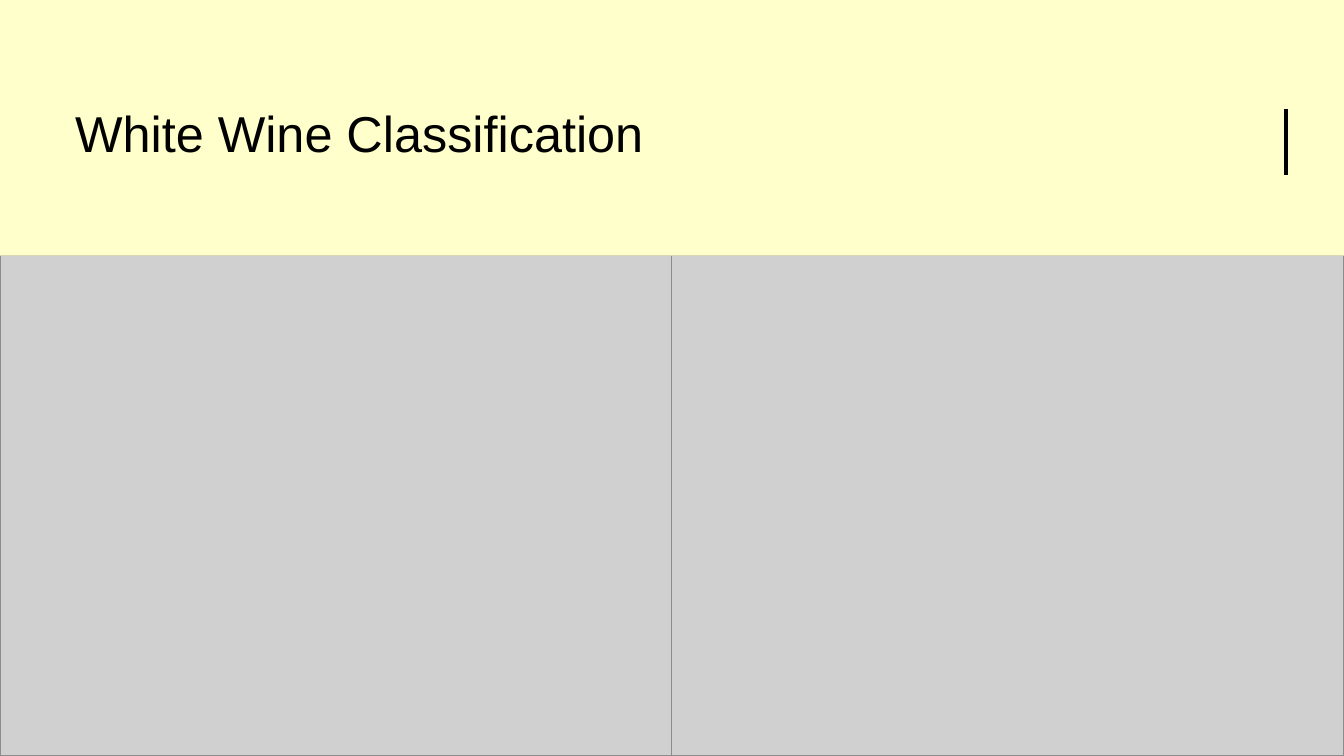
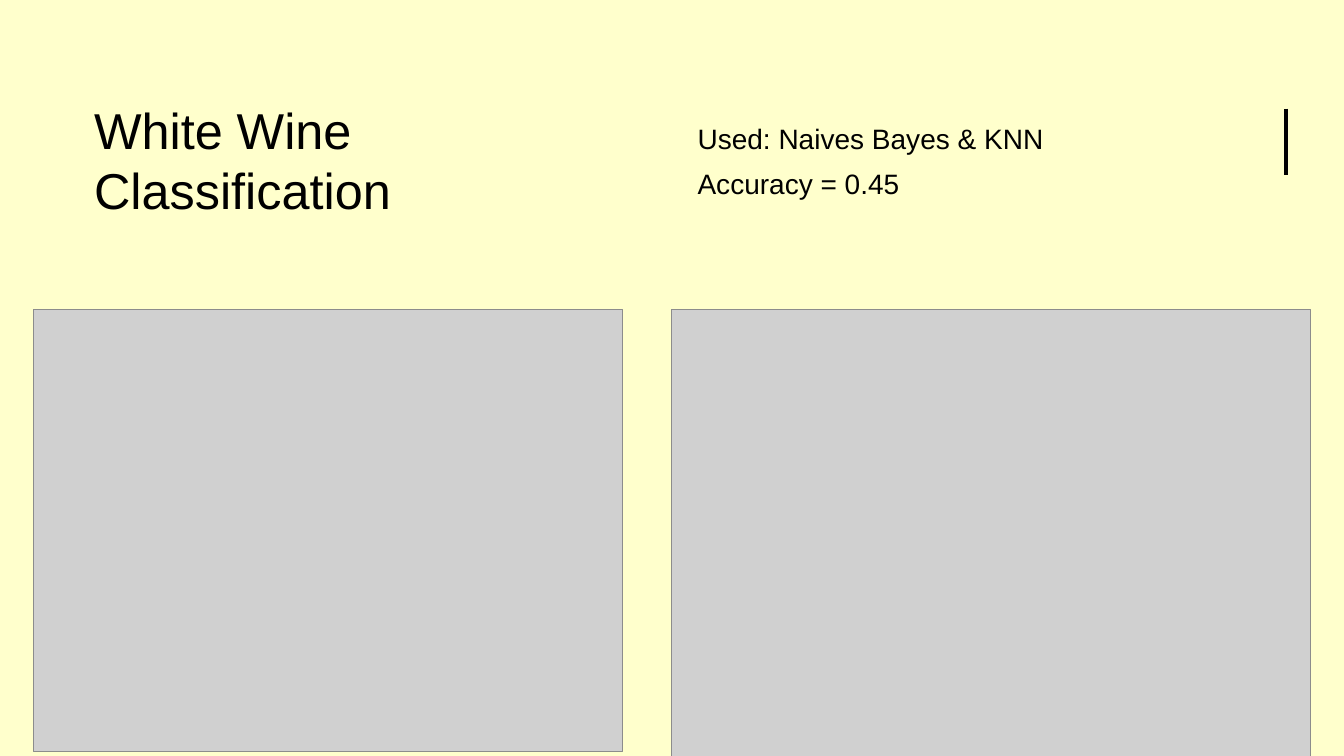
Before and after one commit to Mystaex/CSE4334-Project-Wine, a slide deck: slide 8 of wine_presentation.pptx. Drawn at 1344x756 pixels with LibreOffice and Linux fonts; fonts in the diff are those of the drawing; grey boxes stand for pictures. Boxes give left, top, right and bottom in pixels: in the first picture for what was removed or moved away, otherwise in the second. Text is boxed around its words. In the diff, an @@ line names an element or a change of style, - is before the commit and + after.

```diff
--- a/wine_presentation.pptx
+++ b/wine_presentation.pptx
@@ rectangle: place and size @@
-rectangle at [0, 0, 1344, 256]
+rectangle at [0, 0, 1344, 310]
@@ rectangle at [0, 0, 1344, 310]: shadow changed @@
@@ rectangle removed at [0, 0, 1344, 393] @@
@@ rectangle removed at [0, 0, 1344, 756] @@
@@ title "White Wine Classification" rewrapped from [75, 115, 643, 153] to [94, 112, 391, 210] @@
@@ text added at [698, 128, 1043, 199], 20 pt, text #000000 @@
+Used: Naives Bayes & KNN
+Accuracy = 0.45
@@ picture: place and size @@
-picture at [0, 256, 673, 756]
+picture at [33, 310, 623, 752]
@@ picture: place and size @@
-picture at [673, 256, 1344, 756]
+picture at [673, 310, 1312, 756]
```
Also in this commit, not shown: 1 other slide changed, 5 other files.
